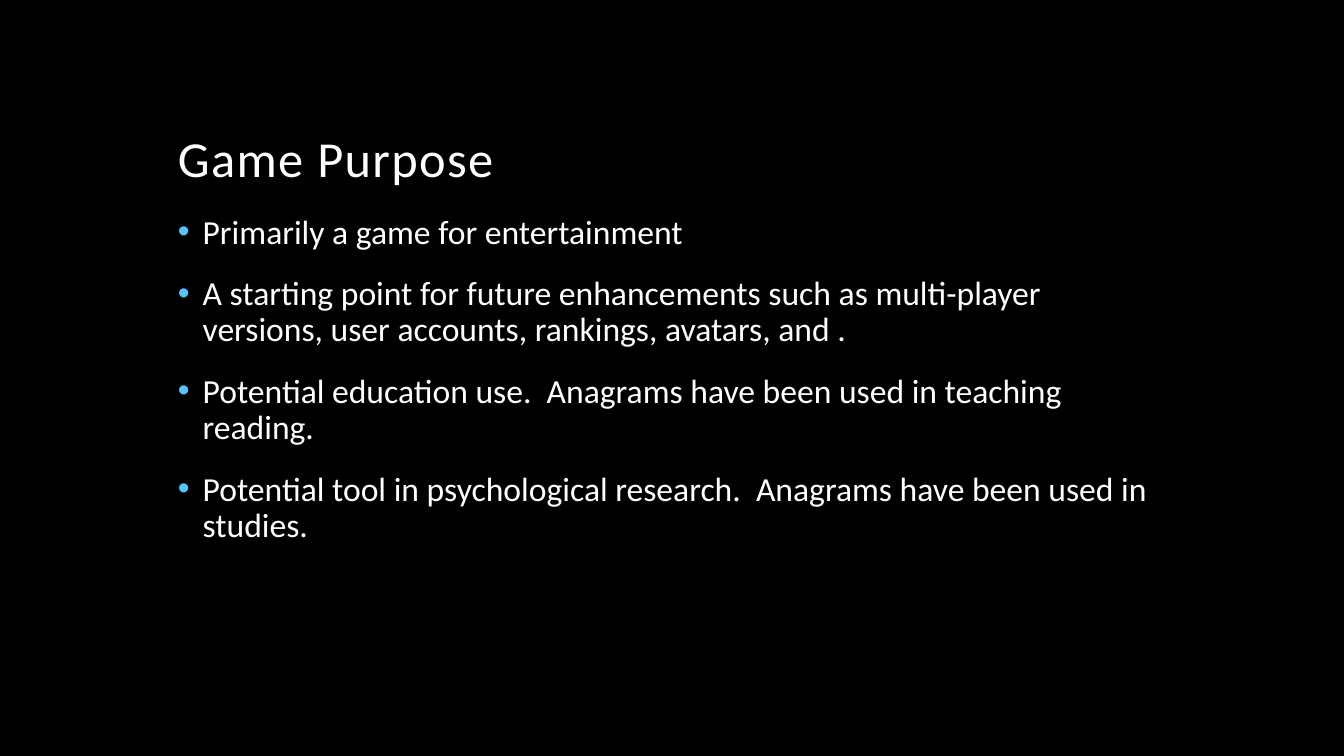
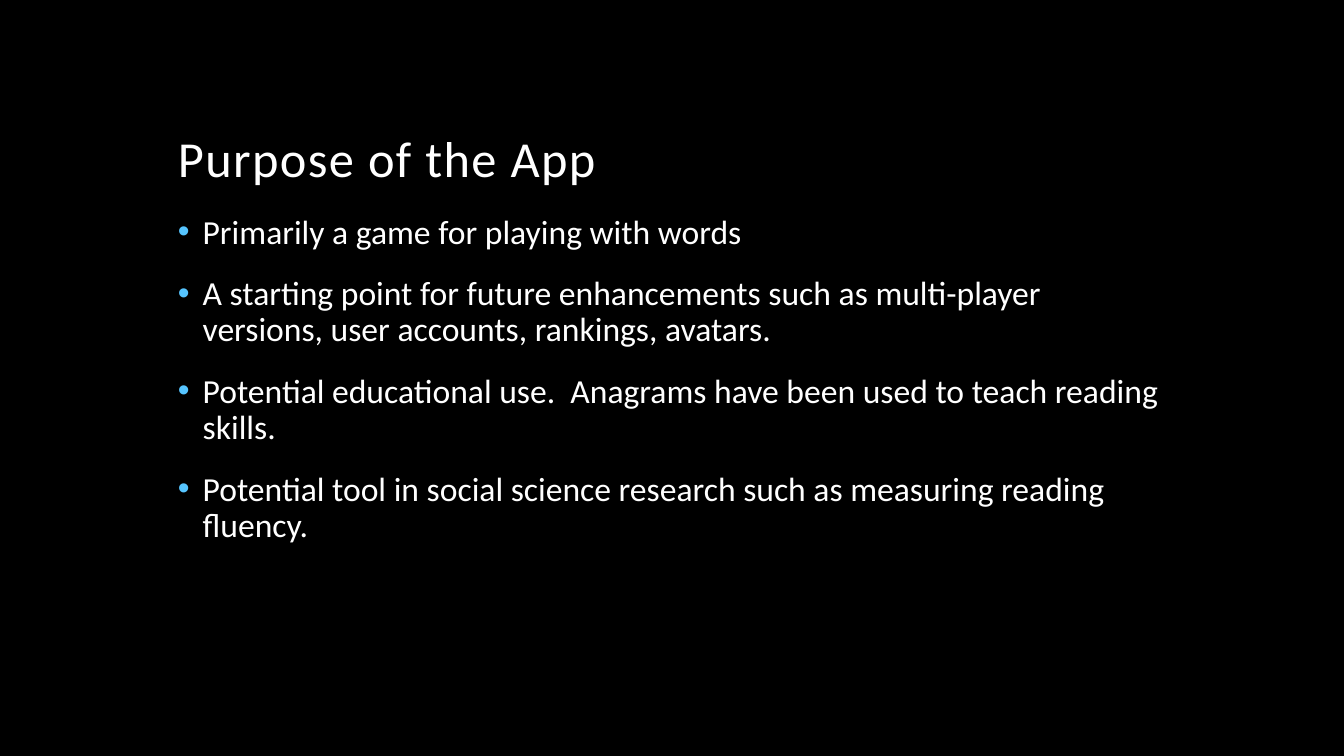
Before and after one commit to CoreyDH/Rangama, a slide deck: slide 4 of Anagram Presentation.pptx. Drawn at 1344x756 pixels with LibreOffice and Linux fonts; fonts in the diff are those of the drawing; background and template pictures are left out. Boxes give left, top, right and bottom in pixels: in the first picture for what was removed or moved away, otherwise in the second. Text is boxed around its words. In the diff, an @@ line names an element or a change of style, - is before the commit and + after.

```diff
--- a/Anagram Presentation.pptx
+++ b/Anagram Presentation.pptx
@@ title at <box>178,142,596,185</box>: text changed @@
-Game Purpose
+Purpose of the App
@@ text at <box>203,220,1158,543</box>: text changed @@
-• Primarily a game for entertainment
-• A starting point for future enhancements such as multi-player versions, user accounts, rankings, avatars, and .
-• Potential education use. Anagrams have been used in teaching reading.
-• Potential tool in psychological research. Anagrams have been used in studies.
+• Primarily a game for playing with words
+• A starting point for future enhancements such as multi-player versions, user accounts, rankings, avatars.
+• Potential educational use. Anagrams have been used to teach reading skills.
+• Potential tool in social science research such as measuring reading fluency.
```
Also in this commit, not shown: 3 other slides changed, 1 other file.
